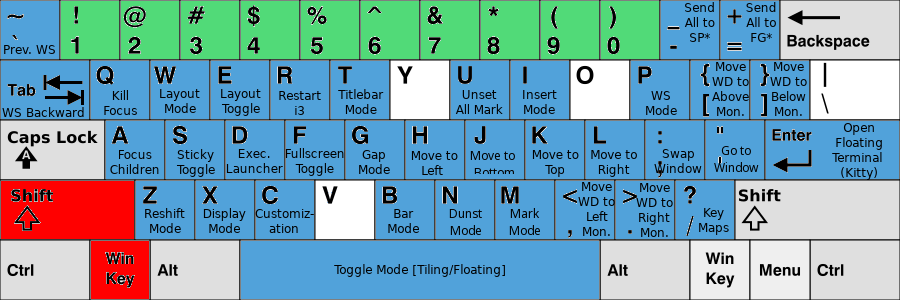
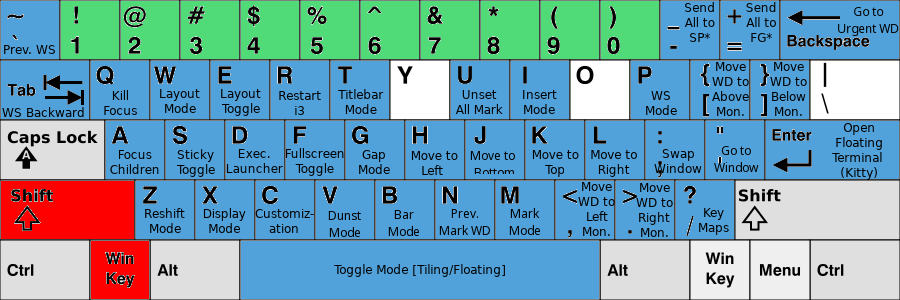
Layer changes from the first 900x300 image to the second:
renamed "Dunst ..." to "Prev. ...", painted on it over [439, 209, 490, 235]
painted on "Bar ..." over [388, 209, 419, 236]
added layer "Go to ... #1" above "Dunst ..." over [838, 7, 899, 36]
added layer "Dunst ..." above "KB_United_States-NoAltGr.svg" over [328, 211, 361, 237]
painted on "KB_United_States-NoAltGr.svg" over [316, 1, 899, 239]
